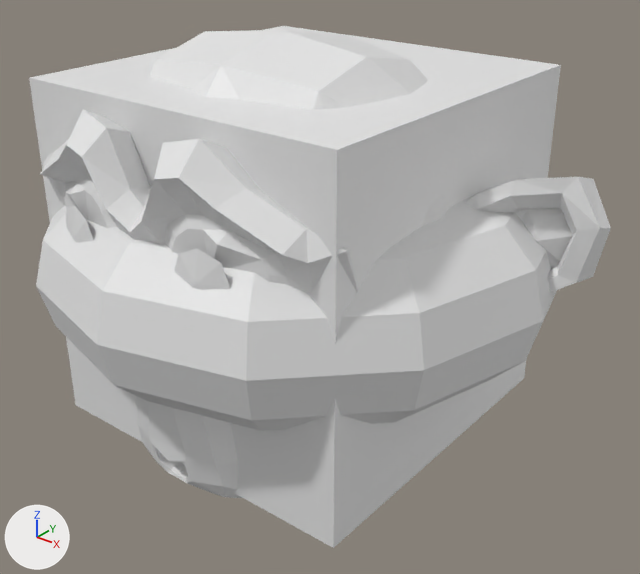
The Blender file examples/blender-saves/webengine.blend: old version first, new version second.
Rendered twice from a 50 mm camera at (1.516, -1.822, 1.012) aimed at (0.075, -0.022, -0.105). Arrows for +X, +Y and +Z are at lower left; the lights stay in place.

The older version as bpy lines, for what is in view:
```python
me_cube = bpy.data.meshes.new('Cube')
me_cube.from_pydata(...)  # a box spanning x -1.0..1.0, y -1.0..1.0, z -1.0..1.0
me_suzanne = bpy.data.meshes.new('Suzanne')
me_suzanne.from_pydata(...)  # 435 vertices, 861 faces; spans x -0.82..0.82, y -0.64..0.38, z -0.56..0.62
me_torus = bpy.data.meshes.new('Torus')
me_torus.from_pydata(...)  # a torus around z (ring radius 0.5, tube radius 0.25) spanning x -0.75..0.75, y -0.75..0.75, z -0.25..0.25
ob_cube = bpy.data.objects.new('Cube', me_cube)
ob_cube.location = (0.0, 0.0, 0.0)
ob_cube.scale = (0.5, 0.5, 0.5)
ob_suzanne = bpy.data.objects.new('Suzanne', me_suzanne)
ob_suzanne.location = (0.0, 0.0, 0.0)
ob_torus = bpy.data.objects.new('Torus', me_torus)
ob_torus.location = (0.0, 0.0, 0.0)
```
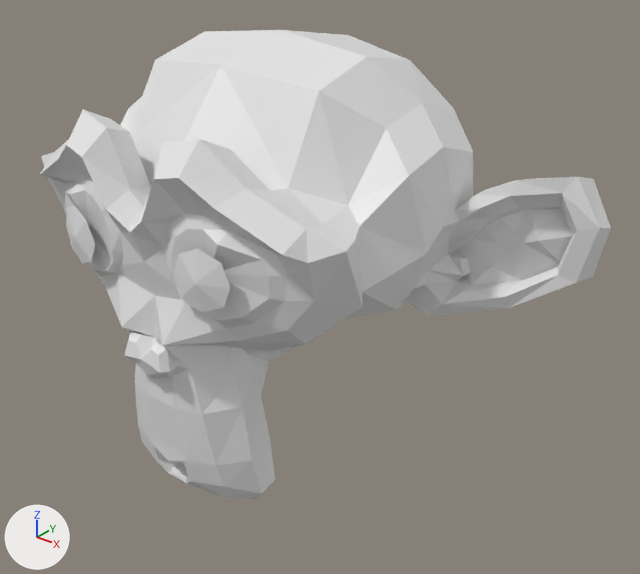
Where the change shows, as pixel boxes [x1, y1, x2, y2] in the pictures (640 x 574 px):
'Cube', hidden
    before: [29, 26, 561, 548]
'Torus', hidden
    before: [36, 178, 557, 431]

Diff of the bpy script that builds the scene:
```diff
--- a/examples/blender-saves/webengine.blend.py
+++ b/examples/blender-saves/webengine.blend.py
@@ ob_cube @@
 ob_cube.scale = (0.5, 0.5, 0.5)
+ob_cube.hide_set(True)
@@ ob_torus @@
 ob_torus.location = (0.0, 0.0, 0.0)
+ob_torus.hide_set(True)
```
